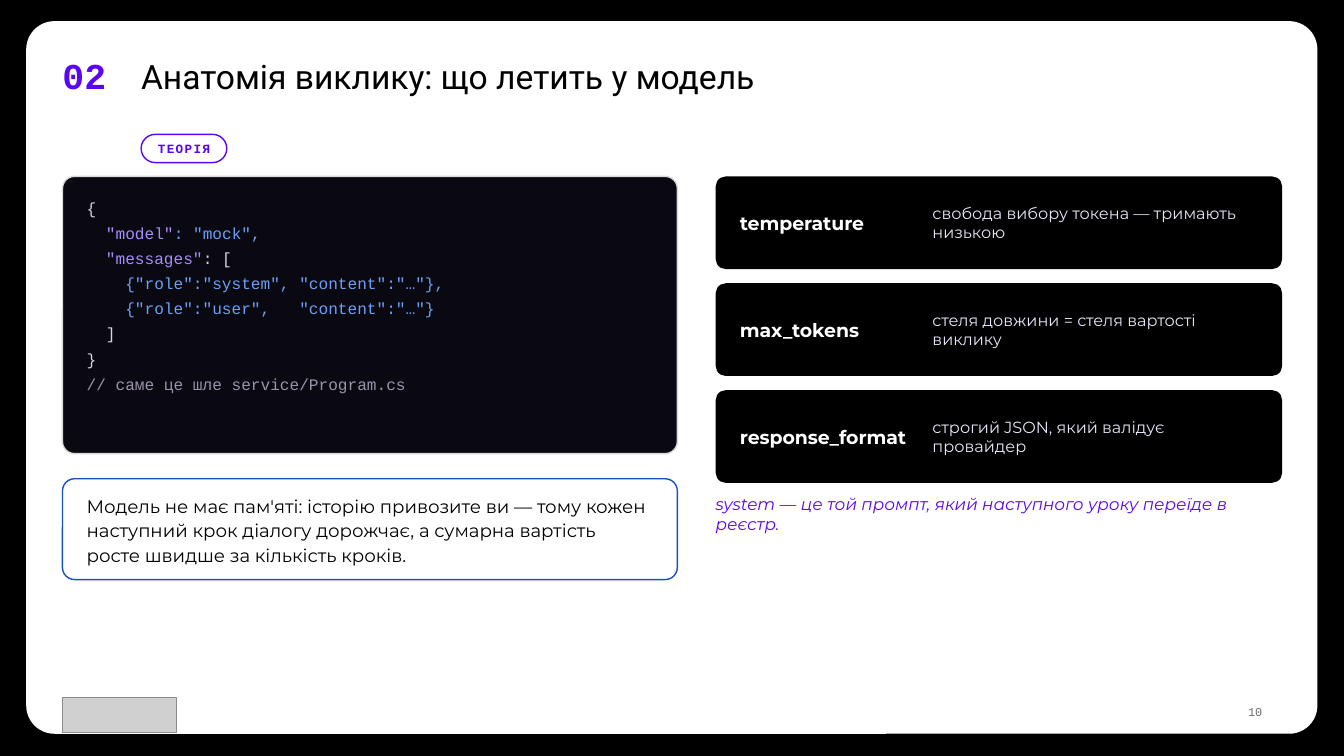
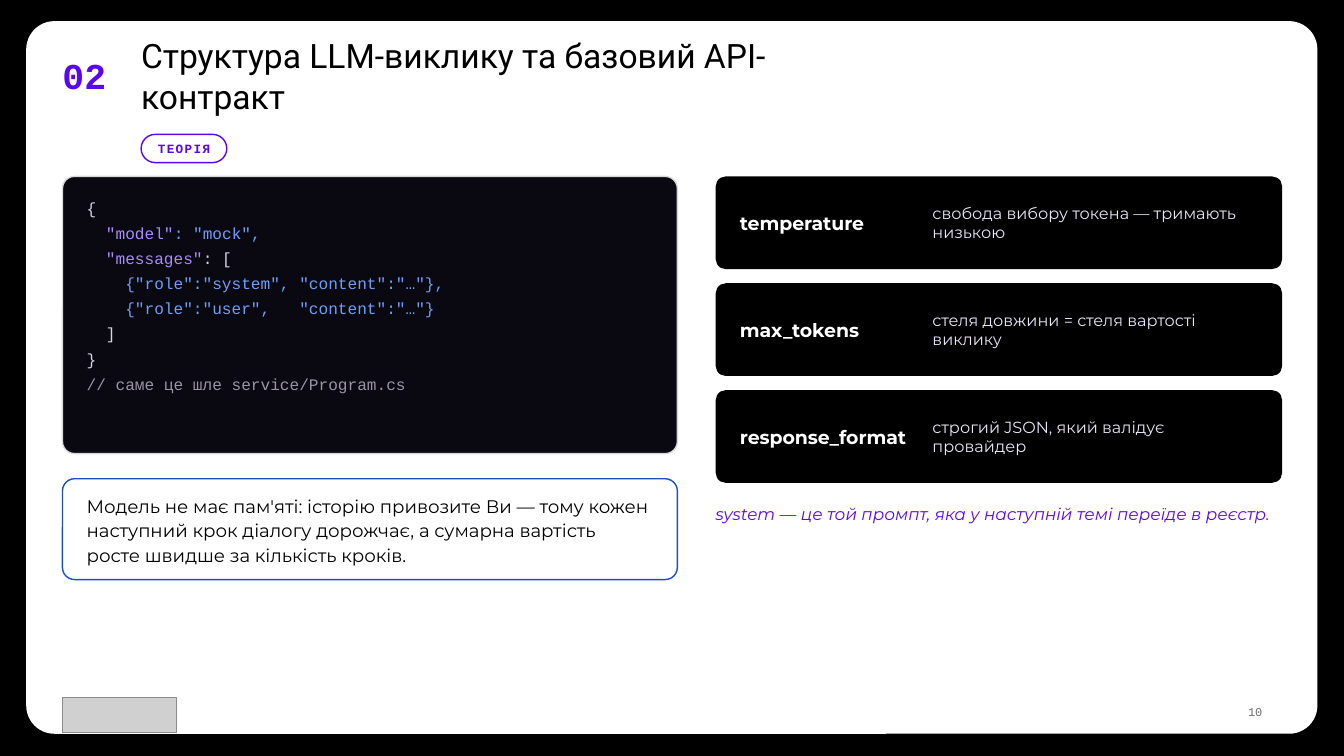
Before and after one commit to TarasFedorenkoFTV/llmops-bootcamp, a slide deck: slide 10 of docs/decks/L01.pptx. Drawn at 1344x756 pixels with LibreOffice and Linux fonts; fonts in the diff are those of the drawing; grey boxes stand for pictures; background and template pictures are left out. Boxes give left, top, right and bottom in pixels: in the first picture for what was removed or moved away, otherwise in the second. Text is boxed around its words. In the diff, an @@ line names an element or a change of style, - is before the commit and + after.

```diff
--- a/docs/decks/L01.pptx
+++ b/docs/decks/L01.pptx
@@ text at (141,42,765,116): text changed @@
-Анатомія виклику: що летить у модель
+Структура LLM-виклику та базовий API-контракт
@@ text at (87,499,649,566): text changed @@
-Модель не має пам'яті: історію привозите ви — тому кожен наступний крок діалогу дорожчає, а сумарна вартість росте швидше за кількість кроків.
+Модель не має пам'яті: історію привозите Ви — тому кожен наступний крок діалогу дорожчає, а сумарна вартість росте швидше за кількість кроків.
@@ text at (716,507,1270,524): text changed @@
-system — це той промпт, який наступного уроку переїде в реєстр.
+system — це той промпт, яка у наступній темі переїде в реєстр.
```
Also in this commit, not shown: 21 other slides changed, 50 other files.
